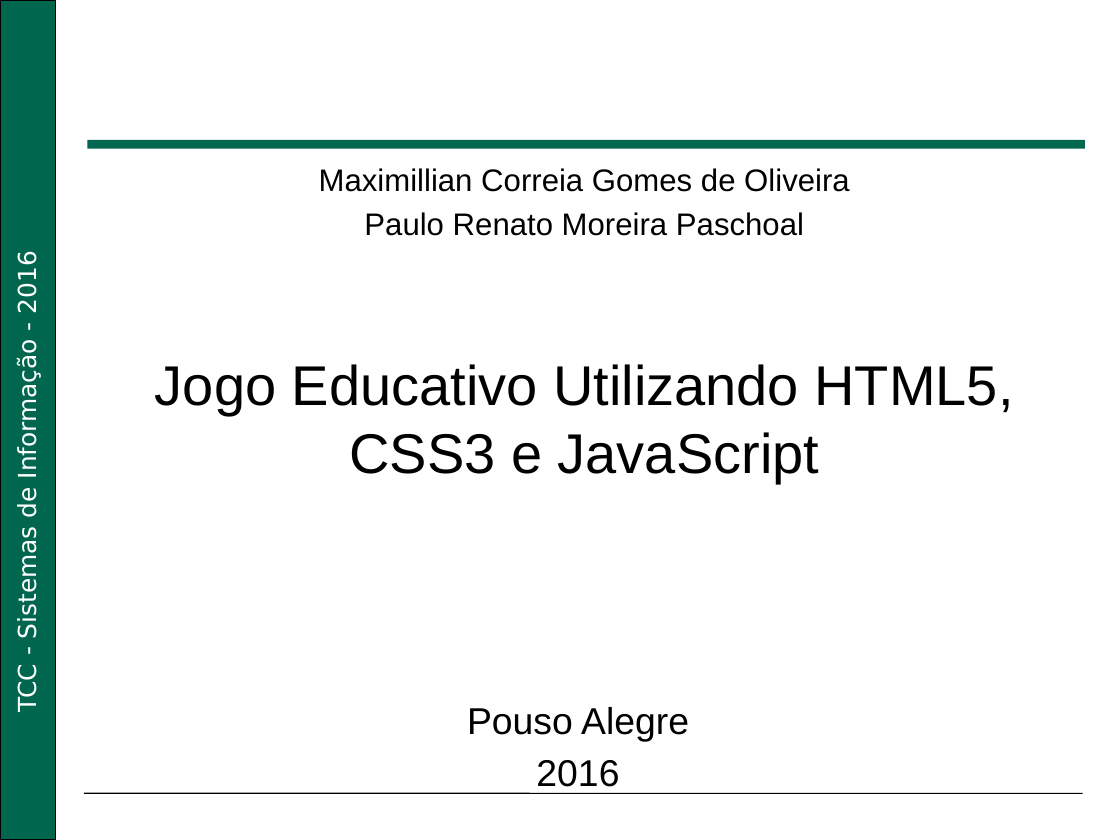
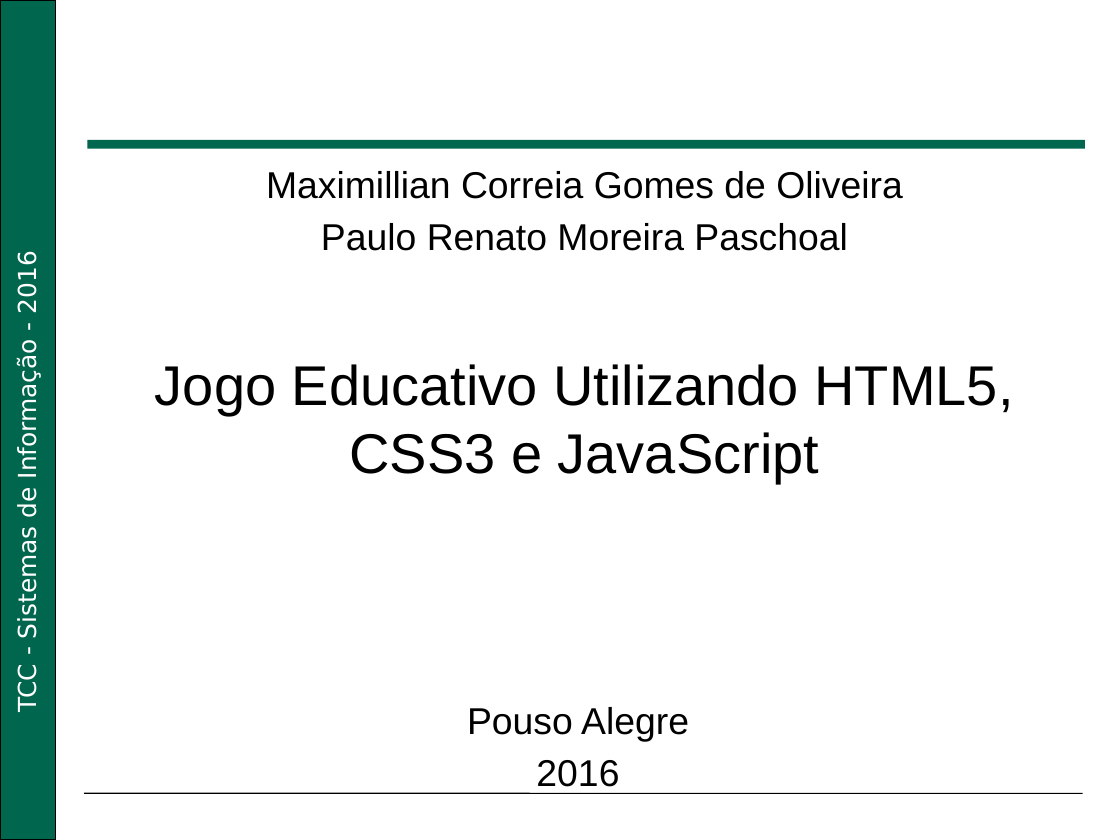
Before and after one commit to PauloRenato4/Jogo-Educativo-TCC-2016, a slide deck: slide 1 of Slides/Jogo Educativo.pptx. Drawn at 1120x840 pixels with LibreOffice and Linux fonts; fonts in the diff are those of the drawing; background and template pictures are left out. Boxes give left, top, right and bottom in pixels: in the first picture for what was removed or moved away, otherwise in the second. Text is boxed around its words. In the diff, an @@ line names an element or a change of style, - is before the commit and + after.

```diff
--- a/Slides/Jogo Educativo.pptx
+++ b/Slides/Jogo Educativo.pptx
@@ text "Maximillian Correia Gomes de Oliveira" at [266,171,903,251]: size 20 to 24 pt @@
```
Also in this commit, not shown: 6 other slides changed, 2 slides added, 1 slide removed.
